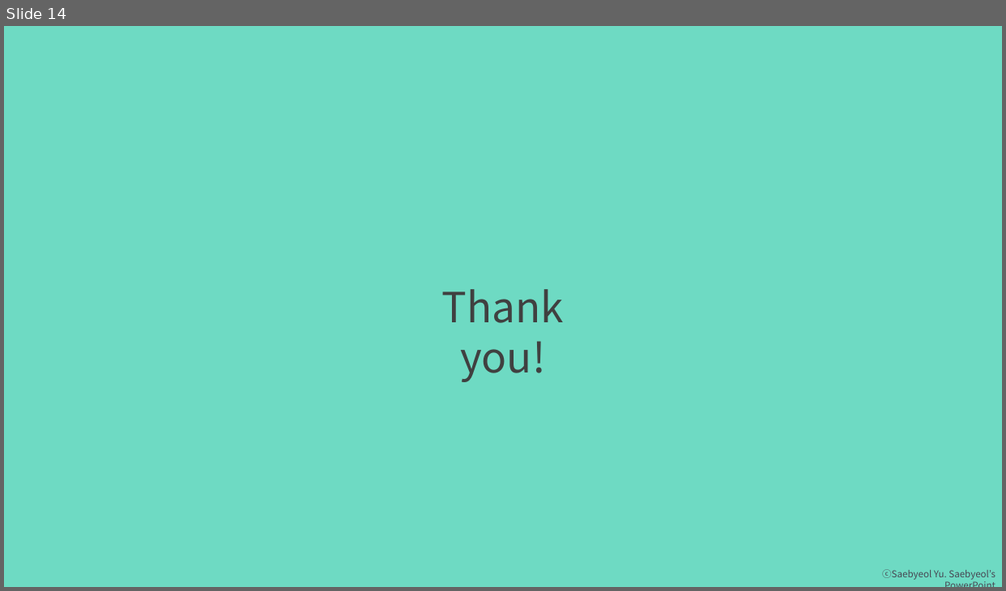
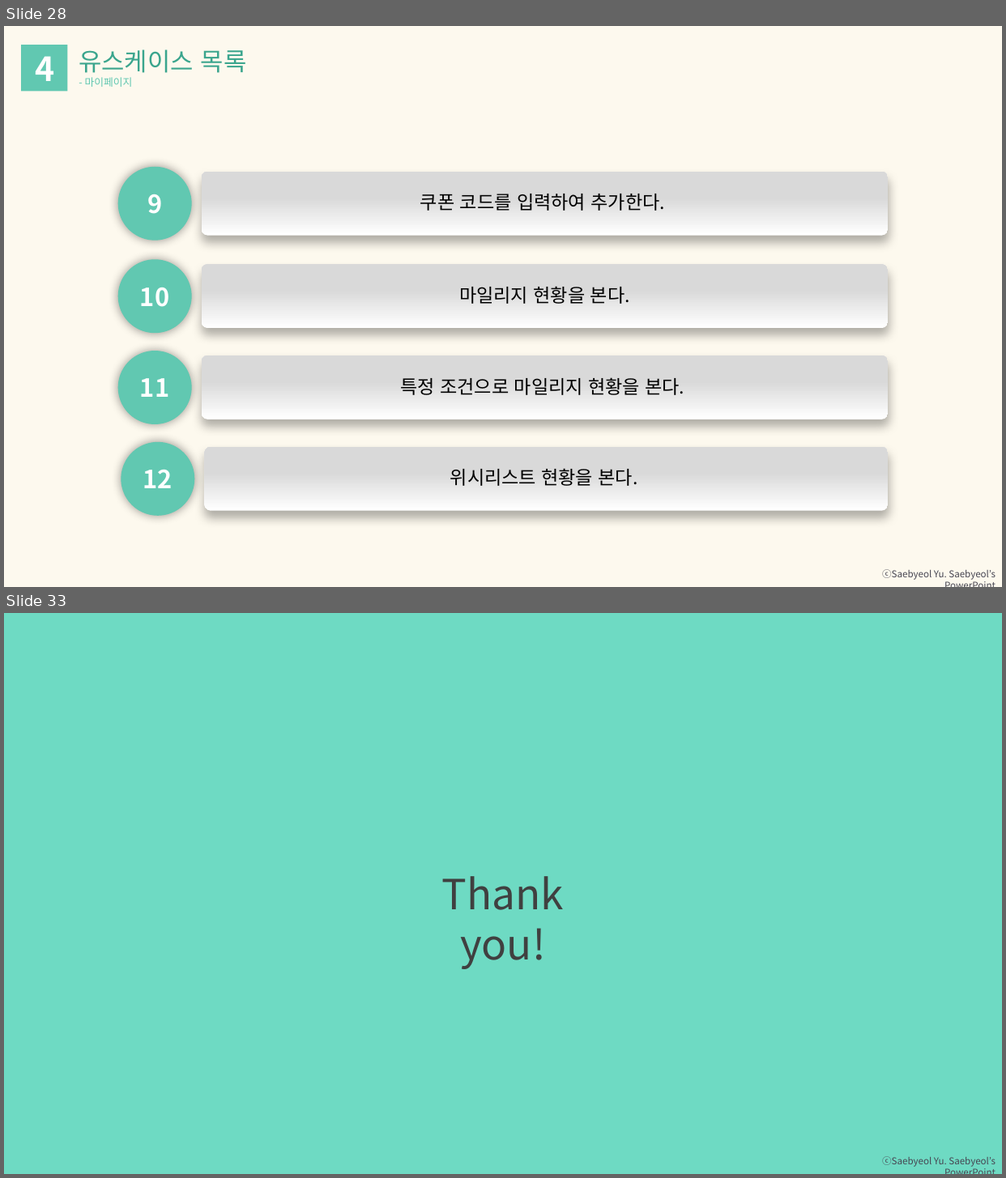
Before and after one commit to hyunmin0317/SoftwareEngineering_Project, a slide deck: 과제/프로젝트 중간보고.pptx. Shown one above the other, each under a label of ours: slide 14 before the commit, slides 28 and 33 after it; the slides between them are not shown. The pictures are 1006x591 and 1006x1178 pixels, drawn with LibreOffice and Linux fonts; fonts in the diff are those of the drawing. Boxes give left, top, right and bottom in pixels: in the first picture for what was removed or moved away, otherwise in the second. Text is boxed around its words. In the diff, an @@ line names an element or a change of style, - is before the commit and + after.

```diff
--- a/과제/프로젝트 중간보고.pptx
+++ b/과제/프로젝트 중간보고.pptx
@@ slide 28 added at <box>4,26,1002,587</box>, background #FDF9EE; not listed: 1 template element that a slide beside it also shows @@
@@ rectangle added at <box>21,45,68,91</box>, fill #61C8B1 @@
@@ text added at <box>79,49,247,78</box>, 24 pt, text #3AA58D @@
+유스케이스 목록
@@ text added at <box>36,56,55,81</box>, 32 pt, text #FFFFFF, bold @@
+4
@@ text added at <box>85,77,133,87</box>, 10 pt, text #61C8B1 @@
+- 마이페이지
@@ ellipse added at <box>117,167,191,240</box>, fill #61C8B1, 24 pt, text #FFFFFF, bold @@
+9
@@ rounded rectangle added at <box>202,172,889,236</box>, fill gradient #FFFFFF to #D9D9D9 @@
@@ text added at <box>420,194,665,211</box>, 18 pt, text #000000 @@
+쿠폰 코드를 입력하여 추가한다.
@@ ellipse added at <box>117,259,191,333</box>, fill #61C8B1, 24 pt, text #FFFFFF, bold @@
+10
@@ rounded rectangle added at <box>202,265,889,328</box>, fill gradient #FFFFFF to #D9D9D9 @@
@@ text added at <box>459,286,630,304</box>, 18 pt, text #000000 @@
+마일리지 현황을 본다.
@@ ellipse added at <box>117,351,191,425</box>, fill #61C8B1, 24 pt, text #FFFFFF, bold @@
+11
@@ rounded rectangle added at <box>202,356,889,420</box>, fill gradient #FFFFFF to #D9D9D9 @@
@@ text added at <box>400,378,684,395</box>, 18 pt, text #000000 @@
+특정 조건으로 마일리지 현황을 본다.
@@ ellipse added at <box>121,442,194,515</box>, fill #61C8B1, 24 pt, text #FFFFFF, bold @@
+12
@@ rounded rectangle added at <box>205,447,889,511</box>, fill gradient #FFFFFF to #D9D9D9 @@
@@ text added at <box>450,468,638,486</box>, 18 pt, text #000000 @@
+위시리스트 현황을 본다.
@@ what was slide 14 is now slide 33 @@
```
Also in this commit, not shown: 7 slides changed, 18 other slides added.
